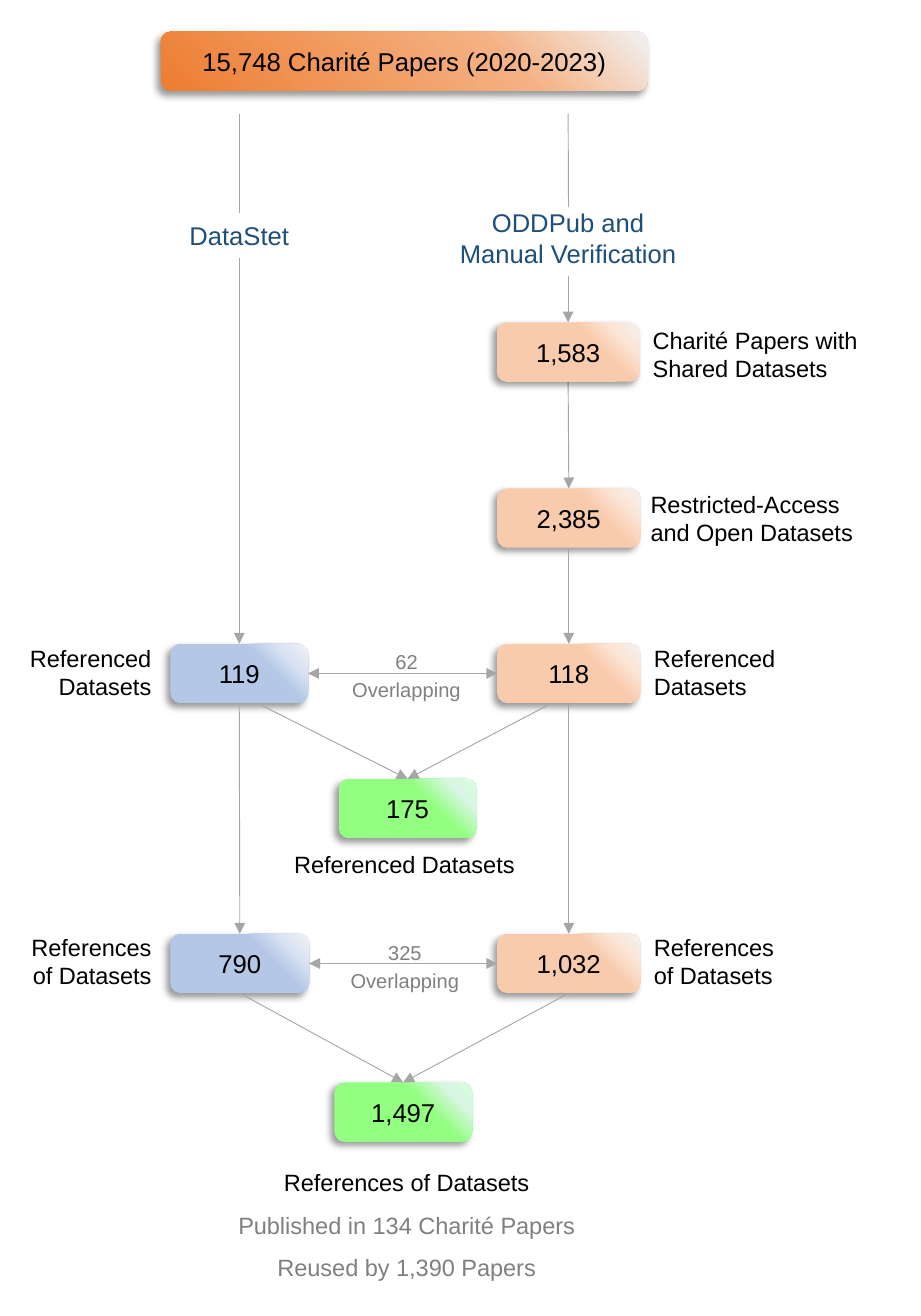
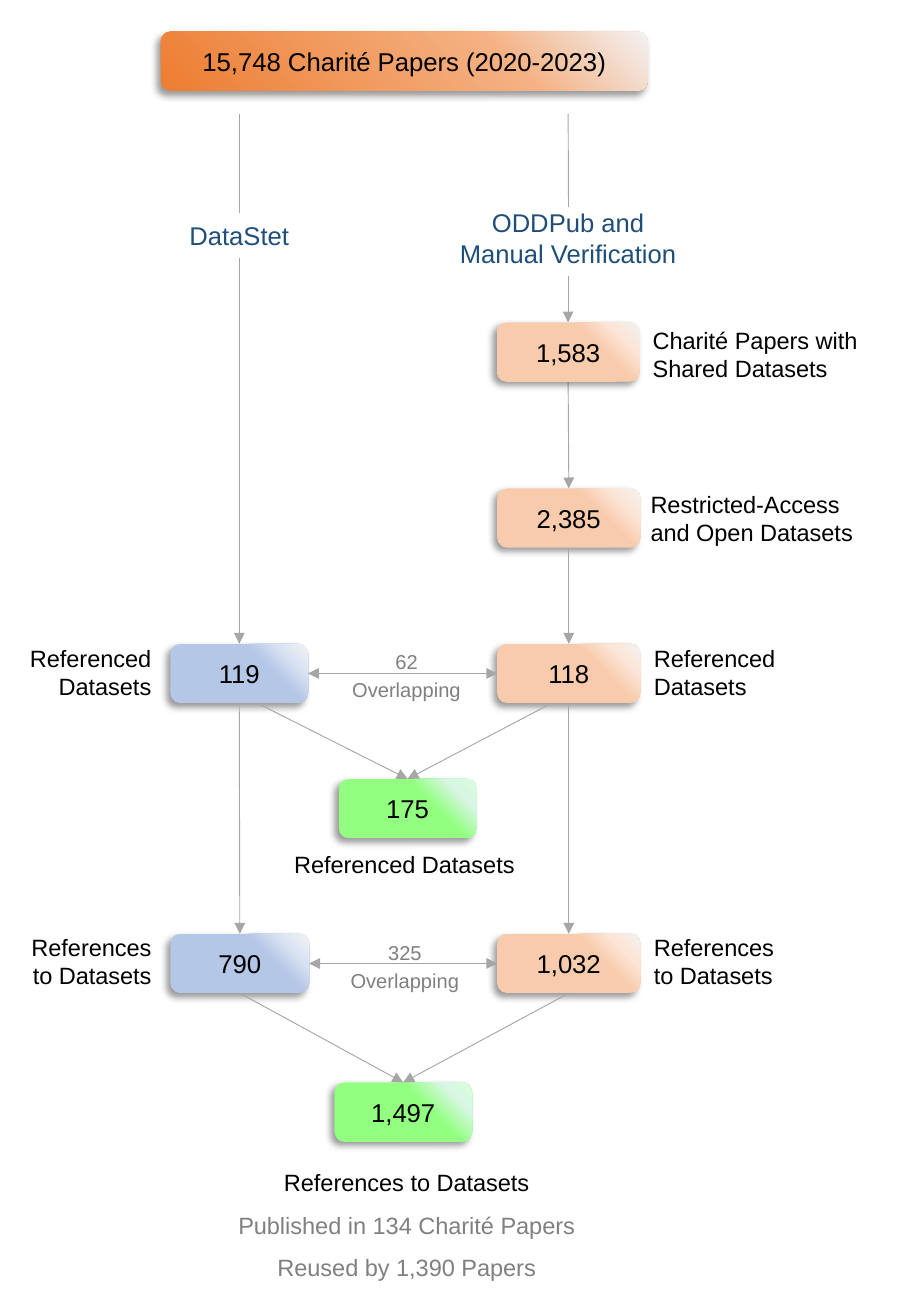
Before and after one commit to quest-bih/Mapping-the-reuse-of-biomedical-research-data, a slide deck: slide 1 of plots_files/plots_png/pptx/plots_png.pptx. Drawn at 921x1316 pixels with LibreOffice and Linux fonts; fonts in the diff are those of the drawing. Boxes give left, top, right and bottom in pixels: in the first picture for what was removed or moved away, otherwise in the second. Text is boxed around its words. In the diff, an @@ line names an element or a change of style, - is before the commit and + after.

```diff
--- a/plots_files/plots_png/pptx/plots_png.pptx
+++ b/plots_files/plots_png/pptx/plots_png.pptx
@@ text at (33, 967, 152, 985): text changed @@
-of Datasets
+to Datasets
@@ text at (654, 967, 773, 985): text changed @@
-of Datasets
+to Datasets
@@ text at (284, 1174, 530, 1192): text changed @@
-References of Datasets
+References to Datasets
```
Also in this commit, not shown: 12 other files.
